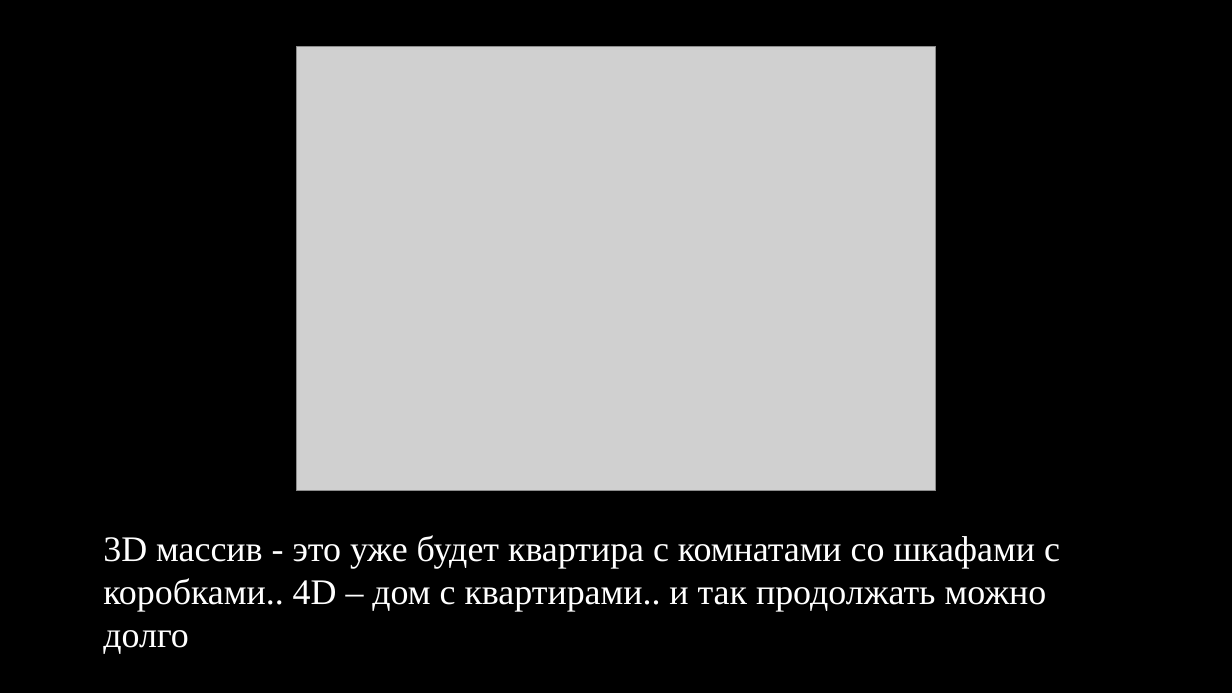
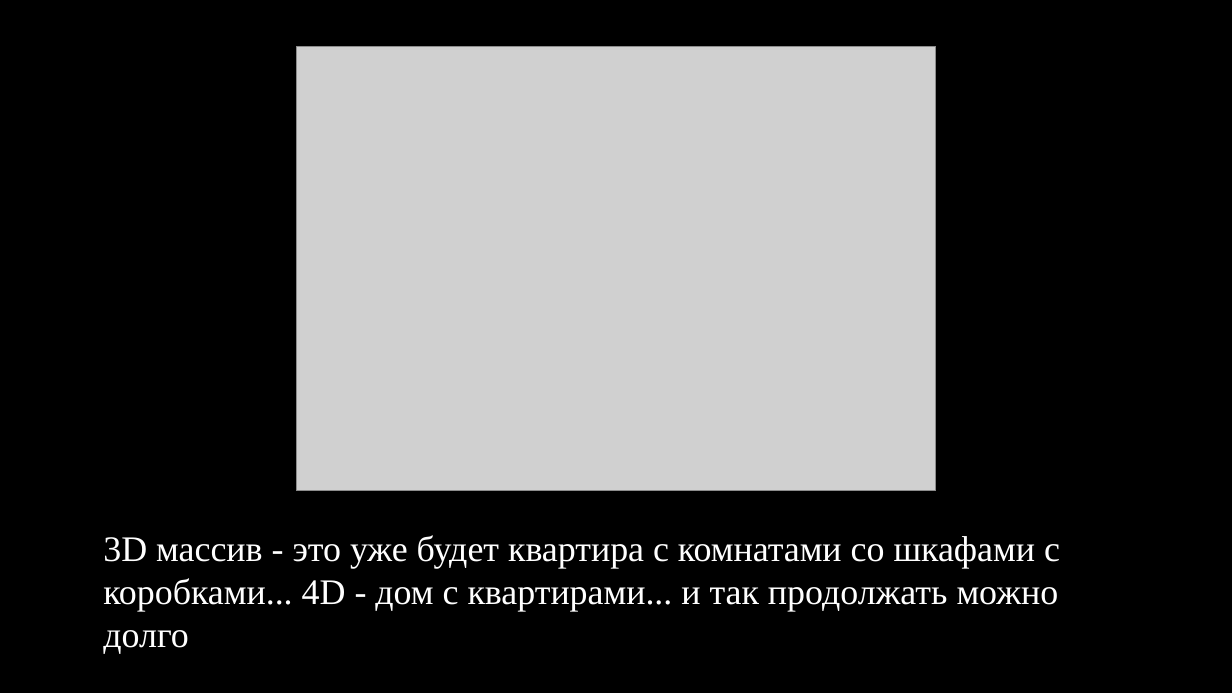
Before and after one commit to kruffka/C-Programming, a slide deck: slide 25 of 5_arrays/5_arrays.pptx (slide 27 before the commit). Drawn at 1232x693 pixels with LibreOffice and Linux fonts; fonts in the diff are those of the drawing; grey boxes stand for pictures. Boxes give left, top, right and bottom in pixels: in the first picture for what was removed or moved away, otherwise in the second. Text is boxed around its words. In the diff, an @@ line names an element or a change of style, - is before the commit and + after.

```diff
--- a/5_arrays/5_arrays.pptx
+++ b/5_arrays/5_arrays.pptx
@@ text at [103, 535, 1060, 654]: text changed @@
-3D массив - это уже будет квартира с комнатами со шкафами с коробками.. 4D – дом с квартирами.. и так продолжать можно долго
+3D массив - это уже будет квартира с комнатами со шкафами с коробками... 4D - дом с квартирами... и так продолжать можно долго
```
Also in this commit, not shown: 2 other slides changed, 7 slides removed, 15 other files.
